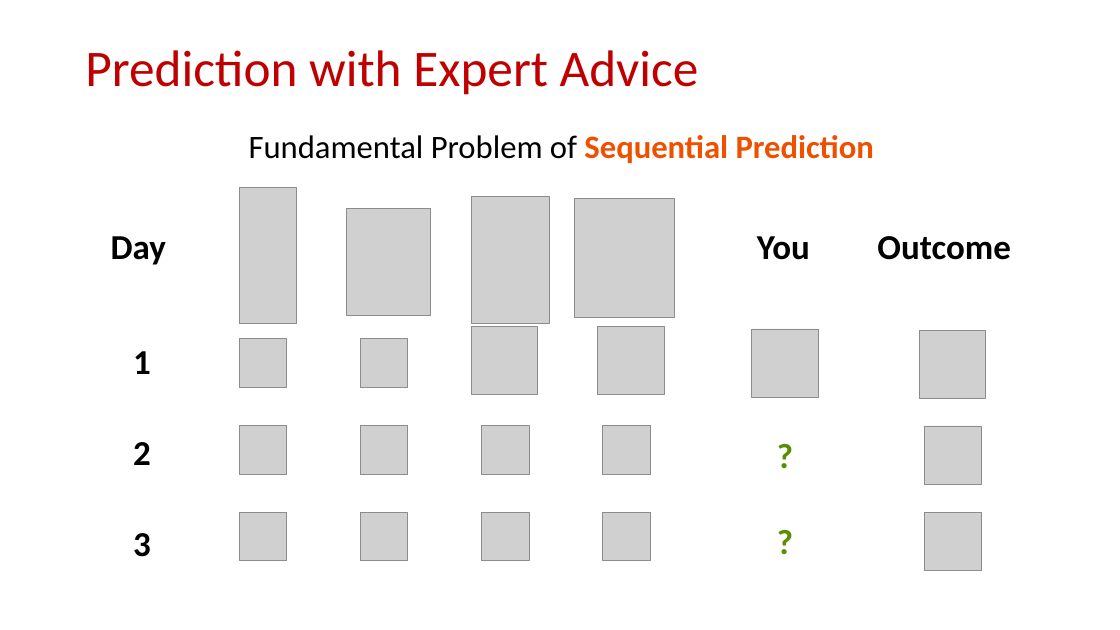
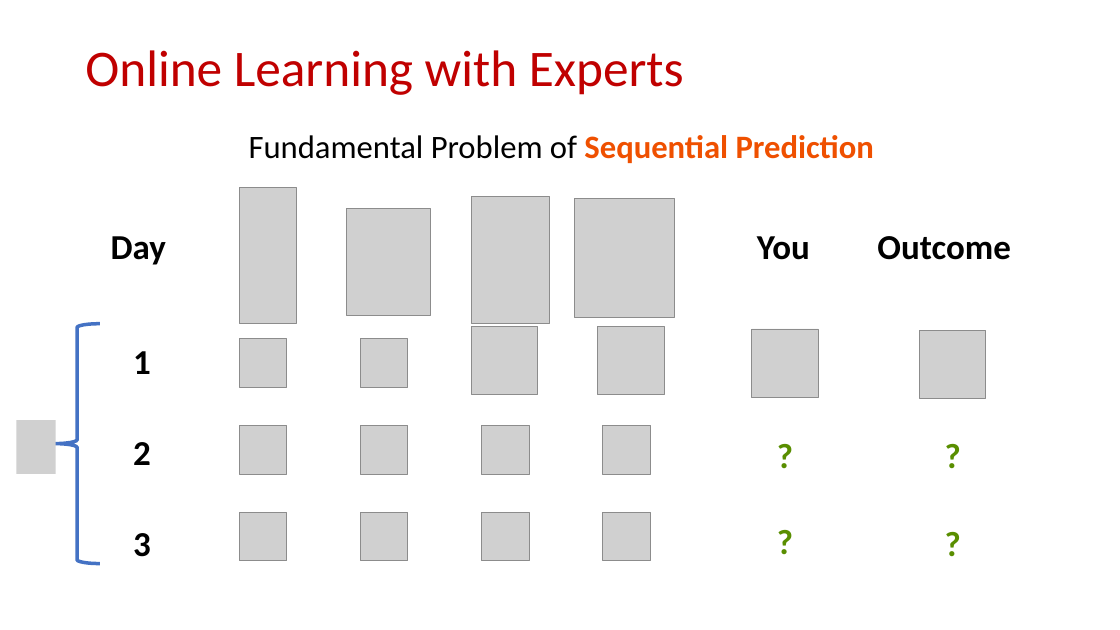
Before and after one commit to samsonzhou/samsonzhou.github.io, a slide deck: slide 3 of other-talks/SODA 2026.pptx. Drawn at 1120x630 pixels with LibreOffice and Linux fonts; fonts in the diff are those of the drawing; grey boxes stand for pictures. Boxes give left, top, right and bottom in pixels: in the first picture for what was removed or moved away, otherwise in the second. Text is boxed around its words. In the diff, an @@ line names an element or a change of style, - is before the commit and + after.

```diff
--- a/other-talks/SODA 2026.pptx
+++ b/other-talks/SODA 2026.pptx
@@ text at [85,50,684,95]: text changed @@
-Prediction with Expert Advice
+Online Learning with Experts
@@ left brace added at [55,323,100,564], outline #4472C4 3 pt @@
@@ picture added at [16,420,55,474] @@
@@ text added at [906,425,1001,485], 30 pt, text #598E00, bold @@
+?
@@ picture removed at [924,426,981,485] @@
@@ text added at [906,513,1001,573], 30 pt, text #598E00, bold @@
+?
@@ picture removed at [924,513,981,571] @@
```
Also in this commit, not shown: 10 other slides changed, 1 slide added.
